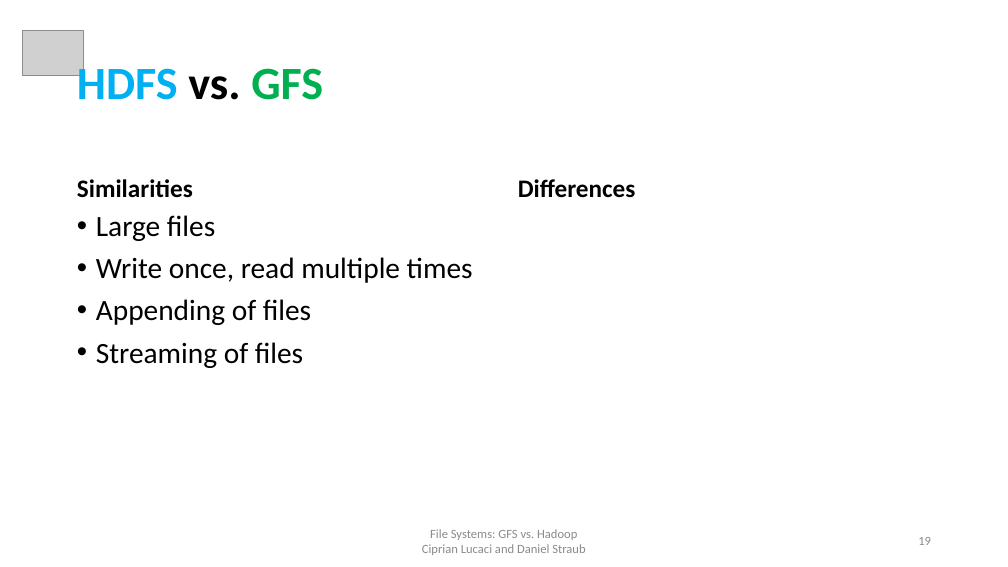
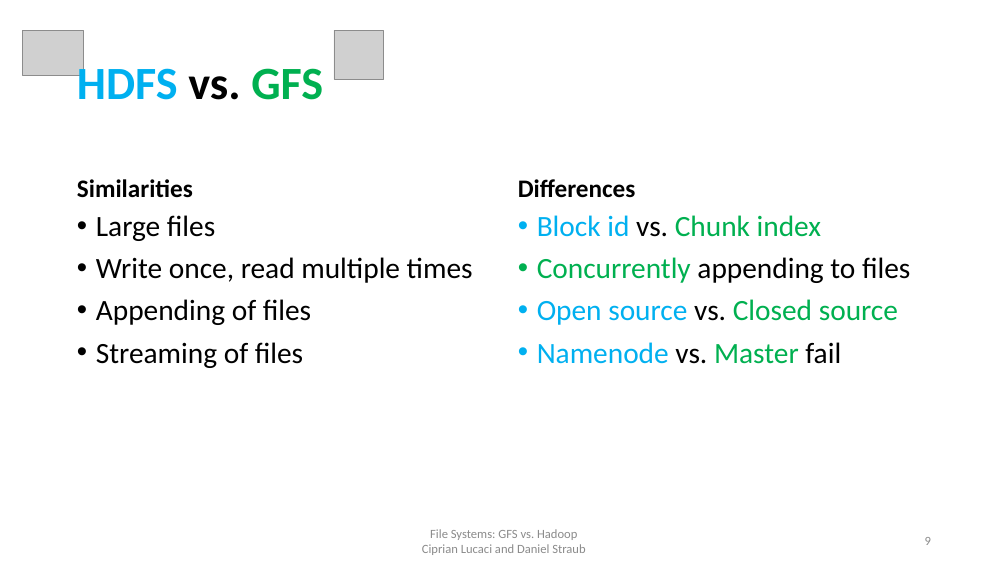
Before and after one commit to cipri7329/ss15-seminar, a slide deck: slide 9 of Presentation/DistributedFileSystems.pptx (slide 19 before the commit). Drawn at 1008x567 pixels with LibreOffice and Linux fonts; fonts in the diff are those of the drawing; grey boxes stand for pictures; background and template pictures are left out. Boxes give left, top, right and bottom in pixels: in the first picture for what was removed or moved away, otherwise in the second. Text is boxed around its words. In the diff, an @@ line names an element or a change of style, - is before the commit and + after.

```diff
--- a/Presentation/DistributedFileSystems.pptx
+++ b/Presentation/DistributedFileSystems.pptx
@@ picture added at (x1=334, y1=30, x2=383, y2=79) @@
@@ text added at (x1=537, y1=215, x2=910, y2=364), 28 pt, text #00B050 @@
+• Block id vs. Chunk index
+• Concurrently appending to files
+• Open source vs. Closed source
+• Namenode vs. Master fail
@@ page number at (x1=925, y1=537, x2=931, y2=545): text changed @@
-19
+9
```
Also in this commit, not shown: 7 other slides changed, 11 slides removed.
